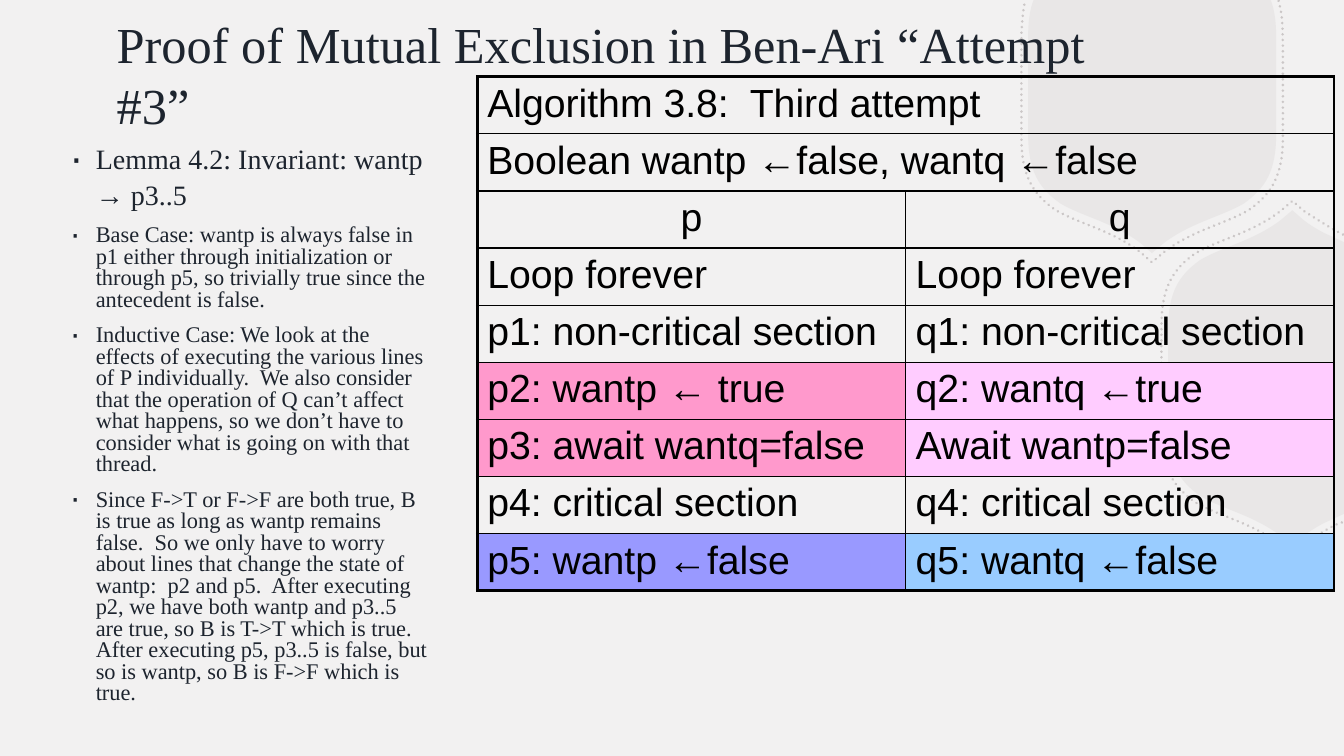
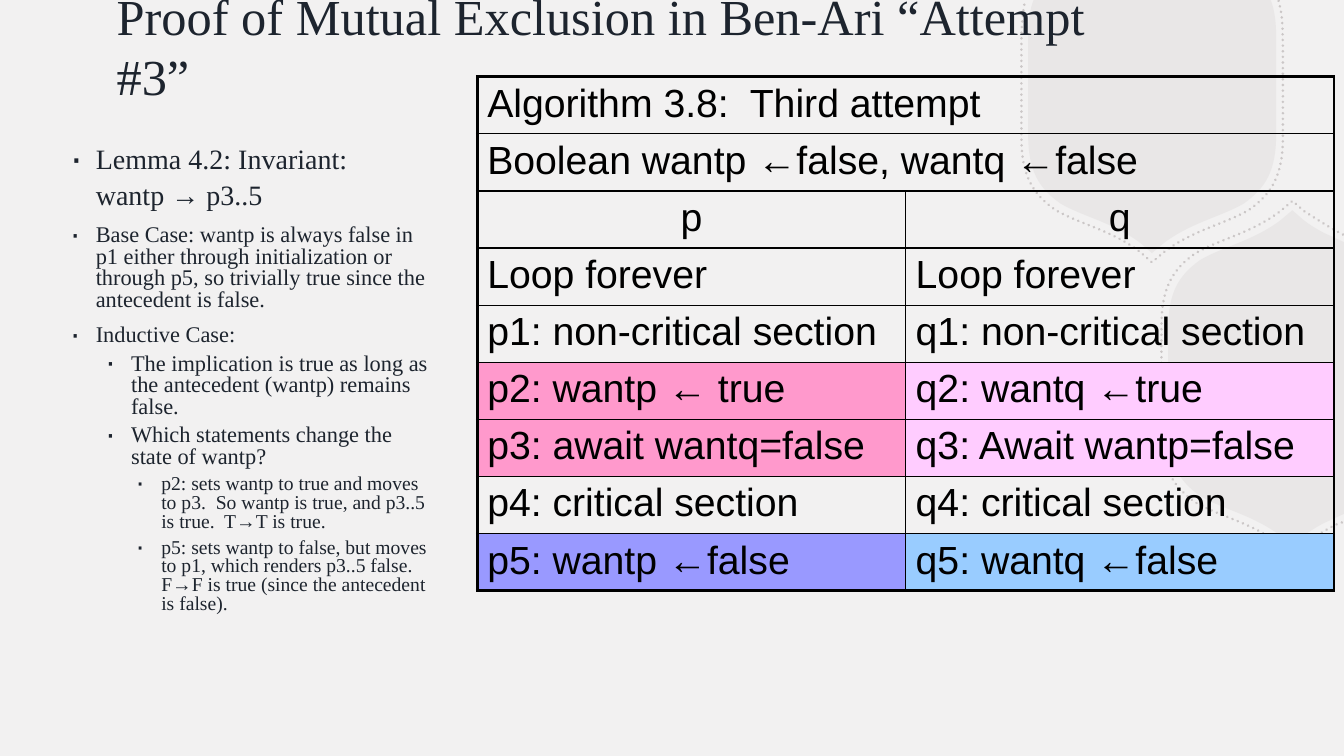
Before and after one commit to BillJr99/Ursinus-CS376, a slide deck: slide 14 of files/lectures/mutexcorrectness.pptx (slide 15 before the commit). Drawn at 1344x756 pixels with LibreOffice and Linux fonts; fonts in the diff are those of the drawing. Boxes give left, top, right and bottom in pixels: in the first picture for what was removed or moved away, otherwise in the second. Text is boxed around its words. In the diff, an @@ line names an element or a change of style, - is before the commit and + after.

```diff
--- a/files/lectures/mutexcorrectness.pptx
+++ b/files/lectures/mutexcorrectness.pptx
@@ text "Proof of Mutual Exclusion in ..." rewrapped from (x1=117, y1=27, x2=1084, y2=118) to (x1=117, y1=0, x2=1084, y2=96) @@
@@ table at (x1=477, y1=77, x2=1334, y2=591) @@
-row 7, column 2: Await wantp=false
+row 7, column 2: q3: Await wantp=false
@@ text at (x1=96, y1=326, x2=428, y2=614): text changed; size 16 to 14 pt @@
-∙ Inductive Case: We look at the effects of executing the various lines of P individually. We also consider that the operation of Q can’t affect what happens, so we don’t have to consider what is going on with that thread.
-∙ Since F->T or F->F are both true, B is true as long as wantp remains false. So we only have to worry about lines that change the state of wantp: p2 and p5. After executing p2, we have both wantp and p3..5 are true, so B is T->T which is true. After executing p5, p3..5 is false, but so is wantp, so B is F->F which is true.
+∙ Inductive Case:
+    ∙ The implication is true as long as the antecedent (wantp) remains false.
+    ∙ Which statements change the state of wantp?
+        ∙ p2: sets wantp to true and moves to p3. So wantp is true, and p3..5 is true. T→T is true.
+        ∙ p5: sets wantp to false, but moves to p1, which renders p3..5 false. F→F is true (since the antecedent is false).
```
Also in this commit, not shown: 5 other slides changed, 1 slide removed, 14 other files.
